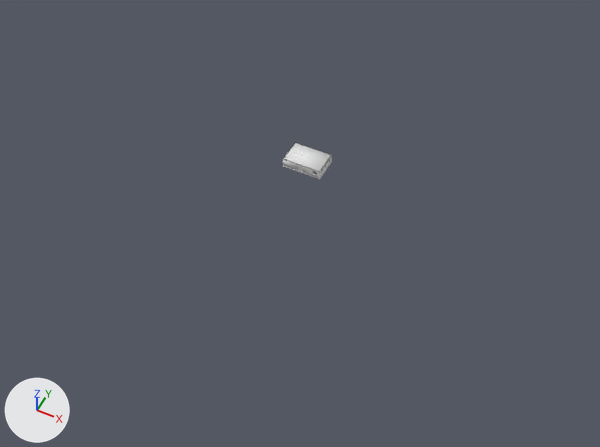
The Blender file dornhaus_8.blend as it was, and as the next commit left it.
One viewpoint serves both versions: a camera (50 mm lens) standing at (60.4, -131.6, 145.2) and looking at (-0.5, -10.0, -6.8). Every picture has the same lights, and +X, +Y and +Z are marked at lower left.

Names of what the first picture shows: 'F1 Floor'.
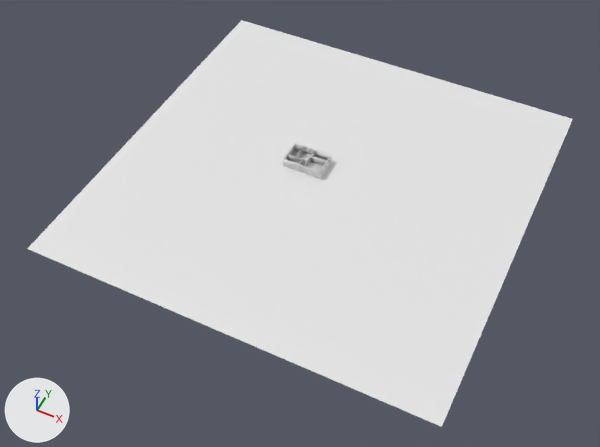
What differs and where, as boxes [x1, y1, x2, y2] in the pictures (600 x 447 px):
'Ground', added
    after: [27, 20, 573, 427]
'F1 Floor', hidden
    before: [284, 142, 331, 171]

Patch to the scene script:
```diff
--- a/dornhaus_8.blend.py
+++ b/dornhaus_8.blend.py
@@ me_plane @@
+me_plane.from_pydata([(-1.0, -1.0, 0.0), (1.0, -1.0, 0.0), (-1.0, 1.0, 0.0), (1.0, 1.0, 0.0)], [], [(0, 1, 3, 2)])
@@ ob_f1_floor @@
 _m = ob_f1_floor.modifiers.new('Slab', 'SOLIDIFY')
 _m.use_quality_normals = True
+ob_f1_floor.hide_set(True)
@@ ob_ground @@
+ob_ground = bpy.data.objects.new('Ground', me_plane)
+ob_ground.location = (0.0, 0.0, -0.2)
+ob_ground.scale = (50.0, 50.0, 50.0)
```
